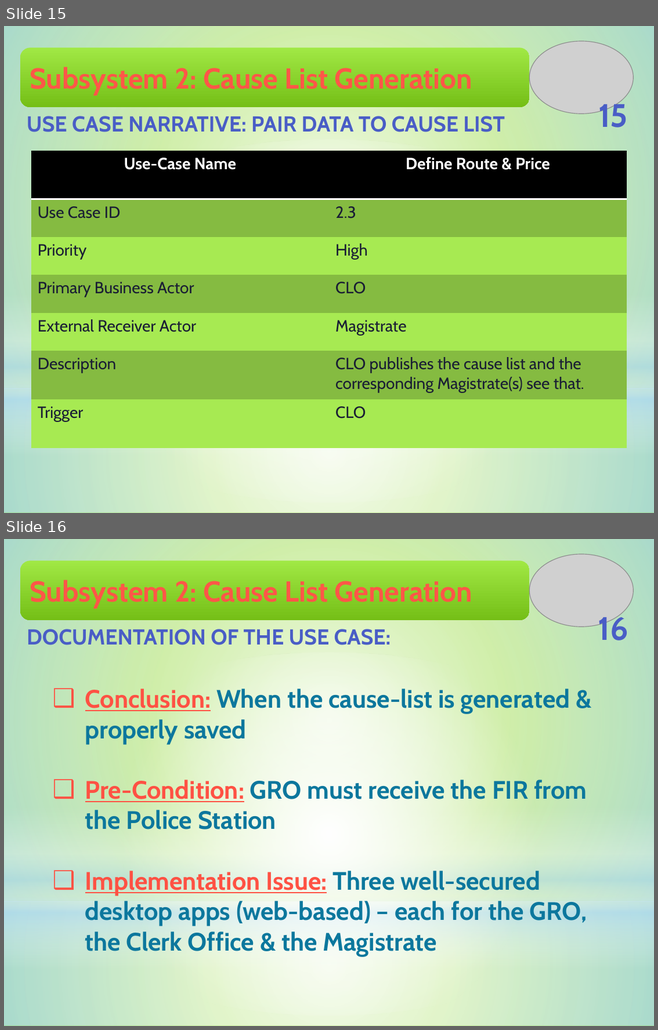
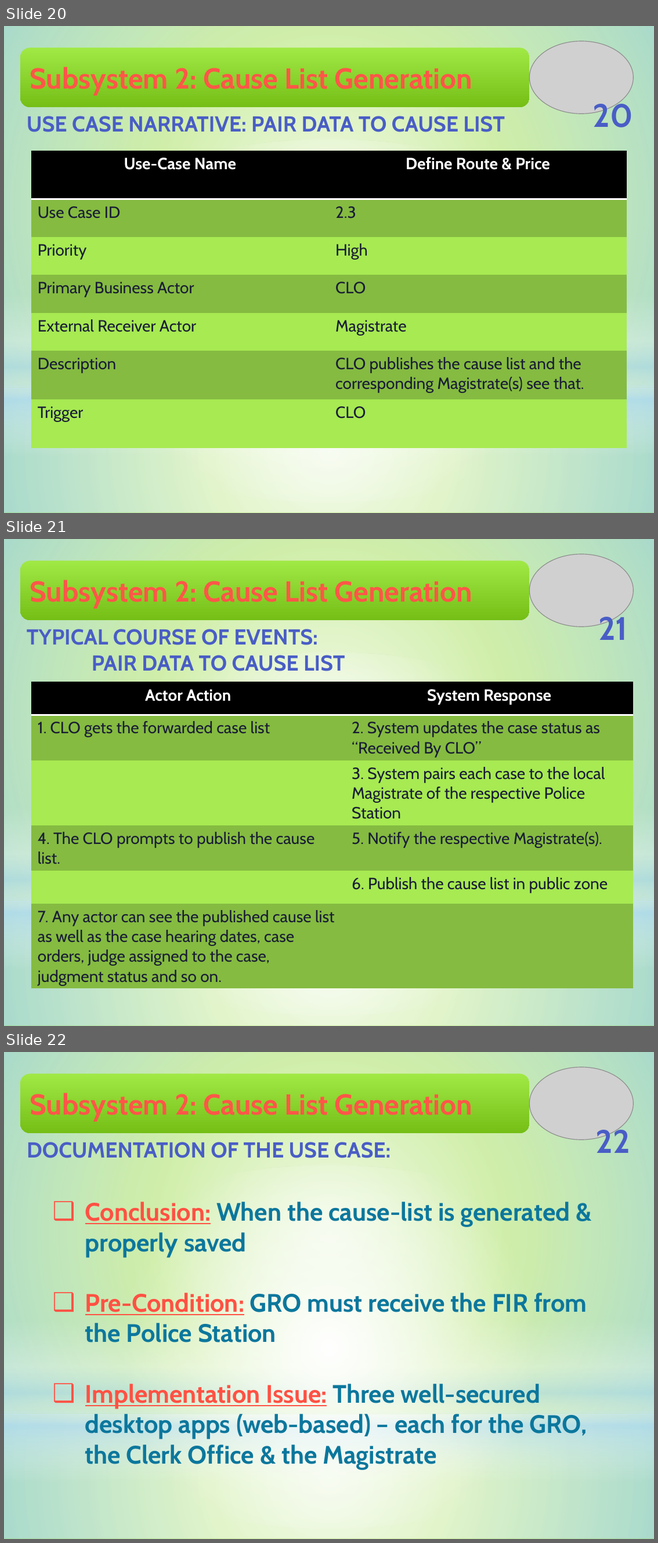
Before and after one commit to Touhid18/CSE308-Management_of_Judicial_System-1005009_1005014_1005018_1005023_1005029, a slide deck: final/2_Use_Case.pptx. Shown one above the other, each under a label of ours: slides 15 and 16 before the commit, slides 20, 21 and 22 after it. The pictures are 658x1030 and 658x1543 pixels, drawn with LibreOffice and Linux fonts; fonts in the diff are those of the drawing; grey boxes stand for pictures. Boxes give left, top, right and bottom in pixels: in the first picture for what was removed or moved away, otherwise in the second. Text is boxed around its words. In the diff, an @@ line names an element or a change of style, - is before the commit and + after.

```diff
--- a/final/2_Use_Case.pptx
+++ b/final/2_Use_Case.pptx
@@ slide 21 added at <box>4,539,654,1026</box>, background #81D31A; not listed: 4 template elements that a slide beside it also shows @@
@@ picture added at <box>529,554,633,627</box> @@
@@ rounded rectangle added at <box>20,560,529,620</box>, fill gradient #A0E844 to #75C016, 32 pt, text gradient #FF6155 to #FF5748 to #EF3718, bold @@
+Subsystem 2: Cause List Generation
@@ page number added at <box>598,612,627,640</box>, 36 pt, text gradient #717FD2 to #4A5EC6 to #324CB5 to #31479D to #30469A, bold @@
+21
@@ text added at <box>27,629,345,671</box>, 24 pt, text gradient #717FD2 to #4A5EC6 to #324CB5 to #31479D to #30469A, bold @@
+TYPICAL COURSE OF EVENTS:
+PAIR DATA TO CAUSE LIST
@@ table added at <box>31,682,633,1001</box>, 6 rows, 2 columns @@
+Actor Action | System Response
+1. CLO gets the forwarded case list | 2. System updates the case status as “Received By CLO”
+ | 3. System pairs each case to the local Magistrate of the respective Police Station
+4. The CLO prompts to publish the cause list. | 5. Notify the respective Magistrate(s).
+ | 6. Publish the cause list in public zone
+7. Any actor can see the published cause list as well as the case hearing dates, case orders, judge assigned to the case, judgment status and so on. | 
@@ what was slide 15 is now slide 20 @@
@@ page number at <box>593,99,633,128</box>: text changed @@
-15
+20
@@ what was slide 16 is now slide 22 @@
@@ page number at <box>596,1125,630,1153</box>: text changed @@
-16
+22
```
Also in this commit, not shown: 7 slides changed, 16 other slides added, 1 slide removed, 7 other files.
